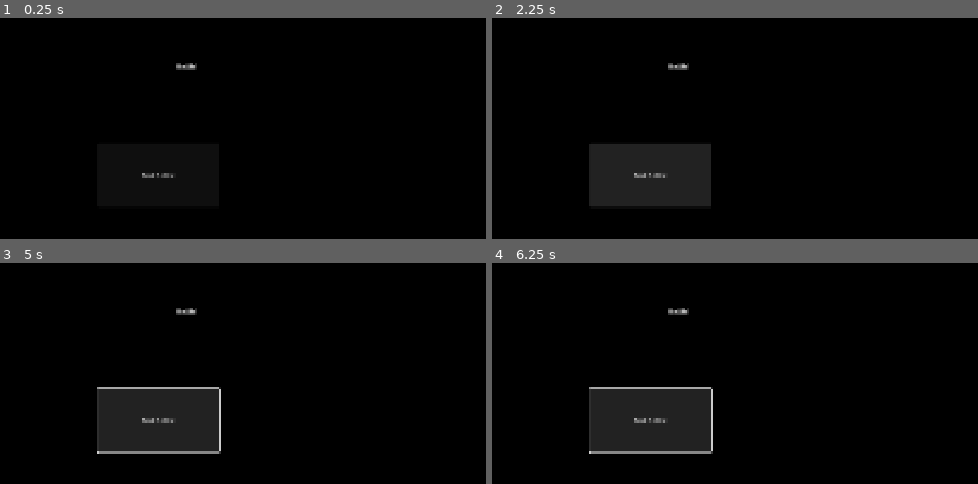
Above: before the commit, frames 1-4 (two rows, left to right).
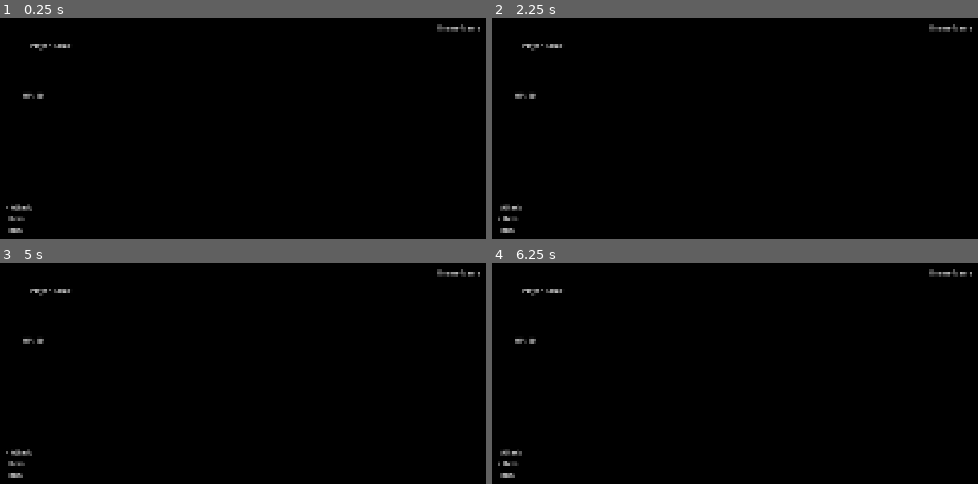
Above: after the commit, the same moments.

Repository: etper/pimpek-rpg-game
Game: Godot game, scene res://scenes/battle.tscn
Two runs of this game, one before a commit and one after it. Both use one fixed random seed, a clock stepped at 60 frames per second and the inputs below. This scene is started directly instead of the project's main scene.
Inputs (mouse positions are in pixels of both pictures, inside the frame that each line leads up to):
- Up to frame 1 (0.25 s): no input
- Up to frame 2 (2.25 s): click (652, 174) at 0.5 s, where only the run before the commit has a clickable "End Battle"; tap Enter at 1.25 s; hold D (move_right) 1.28-2.03 s; tap Z (interact) at 1.35, 2.1 s; tap Space at 2 s; hold S (move_down) from 2.03 s (still down)
- Up to frame 3 (5 s): tap Enter at 2.75, 4.25 s; release S (move_down) at 2.78 s; hold D (move_right) 2.78-3.53 s; hold Shift (sprint) 2.78-3.53 s; tap Z (interact) at 3.05, 3.6, 4.35 s; tap Space at 3.5 s; hold W (move_up) 3.53-4.28 s; hold A (move_left) from 4.28 s (still down); tap Tab (menu) at 4.9 s
- Up to frame 4 (6.25 s): tap Shift (sprint) at 5.1 s; tap Z (interact) at 5.3, 5.85 s; tap Space at 5.75 s; release A (move_left) at 5.78 s; hold S (move_down) from 5.78 s (still down)

The runs differ from the first frame. In frame 1, 0.9% of the frame differs, in the area x 1-99%, y 2-98%; in frame 2, 7.8%; in frame 3, 8.5%; in frame 4, 8.5%.

Commit message:
battle milestone 2

Diff:
--- a/scenes/battle.gd
+++ b/scenes/battle.gd
@@ -1,4 +1,43 @@
 extends Node2D
 
-func _on_button_pressed() -> void:
-	BattleManager.end_battle()
+@onready var menu_labels = [
+	$Menu/Attack,
+	$Menu/Item,
+	$Menu/Run,
+]
+
+var selected := 0
+
+func _ready():
+	update_menu()
+
+func _unhandled_input(event):
+	if Input.is_action_just_pressed("move_down"):
+		selected = (selected + 1) % menu_labels.size()
+		update_menu()
+
+	elif Input.is_action_just_pressed("move_up"):
+		selected = (selected - 1 + menu_labels.size()) % menu_labels.size()
+		update_menu()
+
+	elif Input.is_action_just_pressed("interact"):
+		choose_option()
+
+func update_menu():
+	var names = [
+		"Attack",
+		"Item",
+        "Run"
+	]
+
+	for i in menu_labels.size():
+		menu_labels[i].text = ("> " if i == selected else "  ") + names[i]
+
+func choose_option():
+	match selected:
+		0:
+			print("Attack")
+		1:
+			print("Item")
+		2:
+			print("Run")
--- a/scenes/battle.tscn
+++ b/scenes/battle.tscn
@@ -10,18 +10,41 @@
 offset_bottom = 1088.0
 color = Color(0, 0, 0, 1)
 
-[node name="Label" type="Label" parent="." unique_id=1612987038]
-offset_left = 668.0
-offset_top = 226.0
-offset_right = 988.0
-offset_bottom = 354.0
-text = "Battle!"
+[node name="EnemyName" type="Label" parent="." unique_id=1612987038]
+offset_left = 1295.0
+offset_top = 134.0
+offset_right = 1615.0
+offset_bottom = 262.0
+text = "Enemy Name"
 
-[node name="Button" type="Button" parent="." unique_id=83395723]
-offset_left = 479.0
-offset_top = 423.0
-offset_right = 772.0
-offset_bottom = 577.0
-text = "End Battle"
+[node name="PlayerName" type="Label" parent="." unique_id=70726815]
+offset_left = 317.0
+offset_top = 177.0
+offset_right = 637.0
+offset_bottom = 305.0
+text = "Player Name"
 
-[connection signal="pressed" from="Button" to="." method="_on_button_pressed"]
+[node name="HPLabel" type="Label" parent="." unique_id=374478465]
+offset_left = 299.0
+offset_top = 296.0
+offset_right = 619.0
+offset_bottom = 424.0
+text = "HP: 10"
+
+[node name="Menu" type="VBoxContainer" parent="." unique_id=490859147]
+offset_left = 257.0
+offset_top = 565.0
+offset_right = 675.0
+offset_bottom = 817.0
+
+[node name="Attack" type="Label" parent="Menu" unique_id=258202488]
+layout_mode = 2
+text = "Attack"
+
+[node name="Item" type="Label" parent="Menu" unique_id=1170652437]
+layout_mode = 2
+text = "Item"
+
+[node name="Run" type="Label" parent="Menu" unique_id=120933565]
+layout_mode = 2
+text = "Run"
